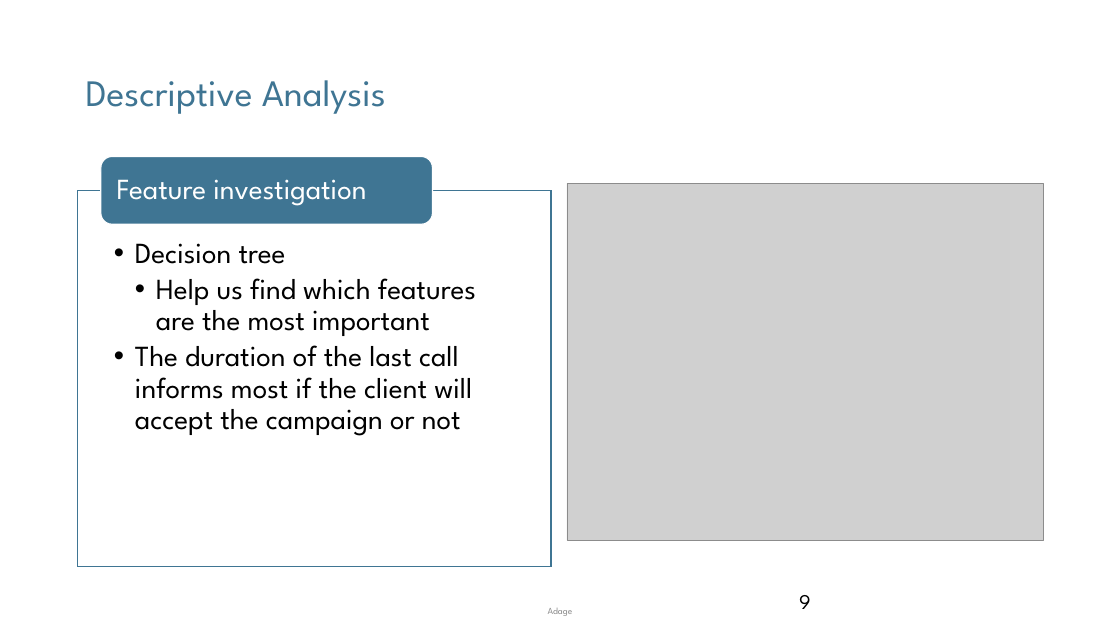
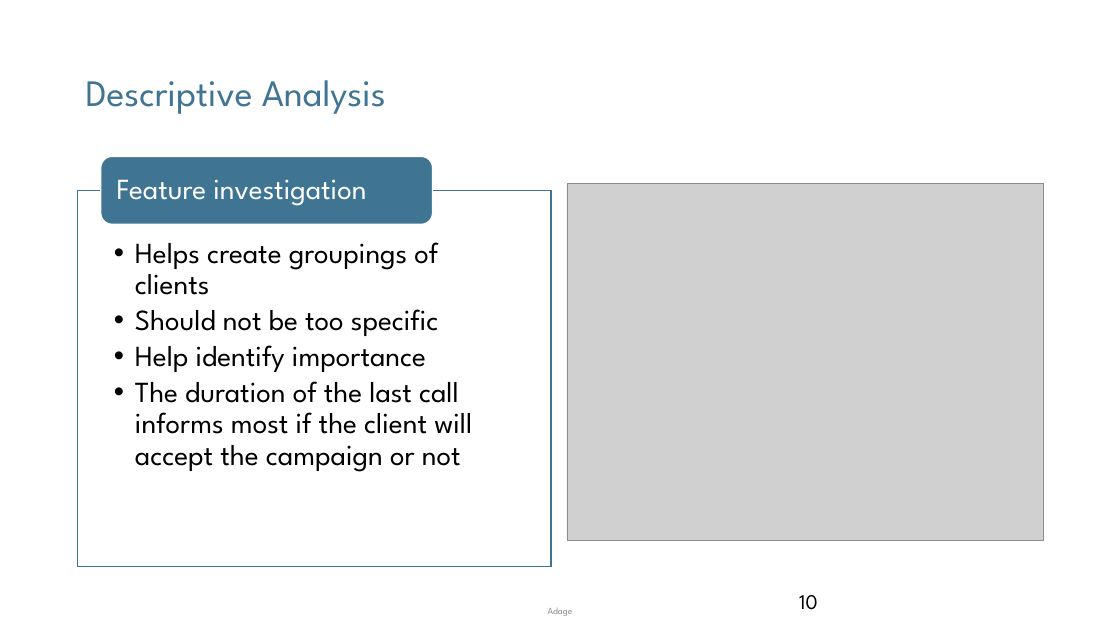
Before and after one commit to mnikolop/case1-bank, a slide deck: slide 10 of presentations/Deliverable.pptx (slide 9 before the commit). Drawn at 1120x630 pixels with LibreOffice and Linux fonts; fonts in the diff are those of the drawing; grey boxes stand for pictures; background and template pictures are left out. Boxes give left, top, right and bottom in pixels: in the first picture for what was removed or moved away, otherwise in the second. Text is boxed around its words. In the diff, an @@ line names an element or a change of style, - is before the commit and + after.

```diff
--- a/presentations/Deliverable.pptx
+++ b/presentations/Deliverable.pptx
@@ text at (135, 242, 439, 372): text changed @@
-  • Decision tree
-    • Help us find which features are the most important
+  • Helps create groupings of clients
+  • Should not be too specific
+  • Help identify importance
@@ page number at (799, 595, 818, 610): text changed @@
-9
+10
```
Also in this commit, not shown: 8 other slides changed, 5 slides added, 1 slide removed, 3 other files.
